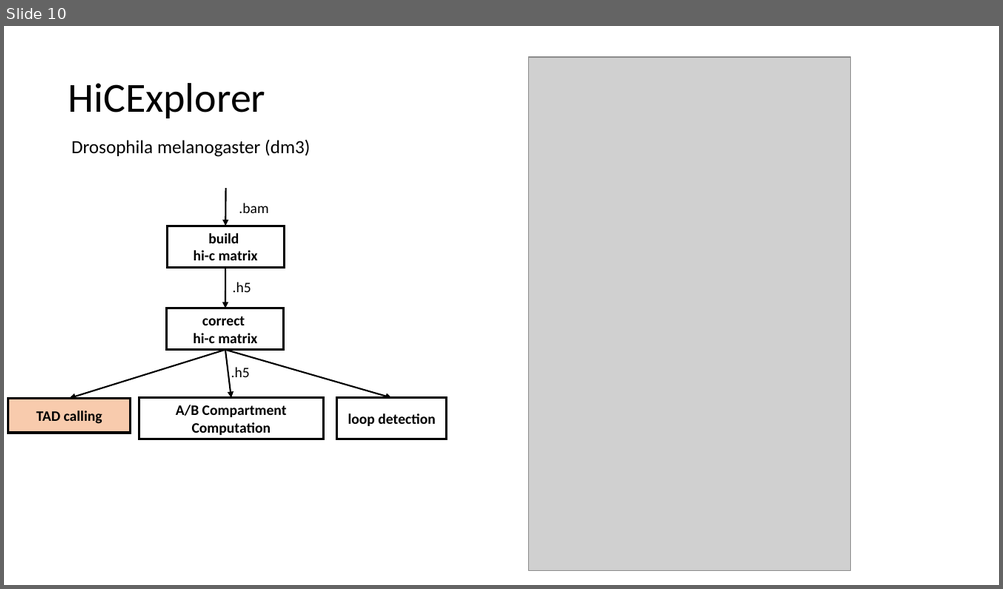
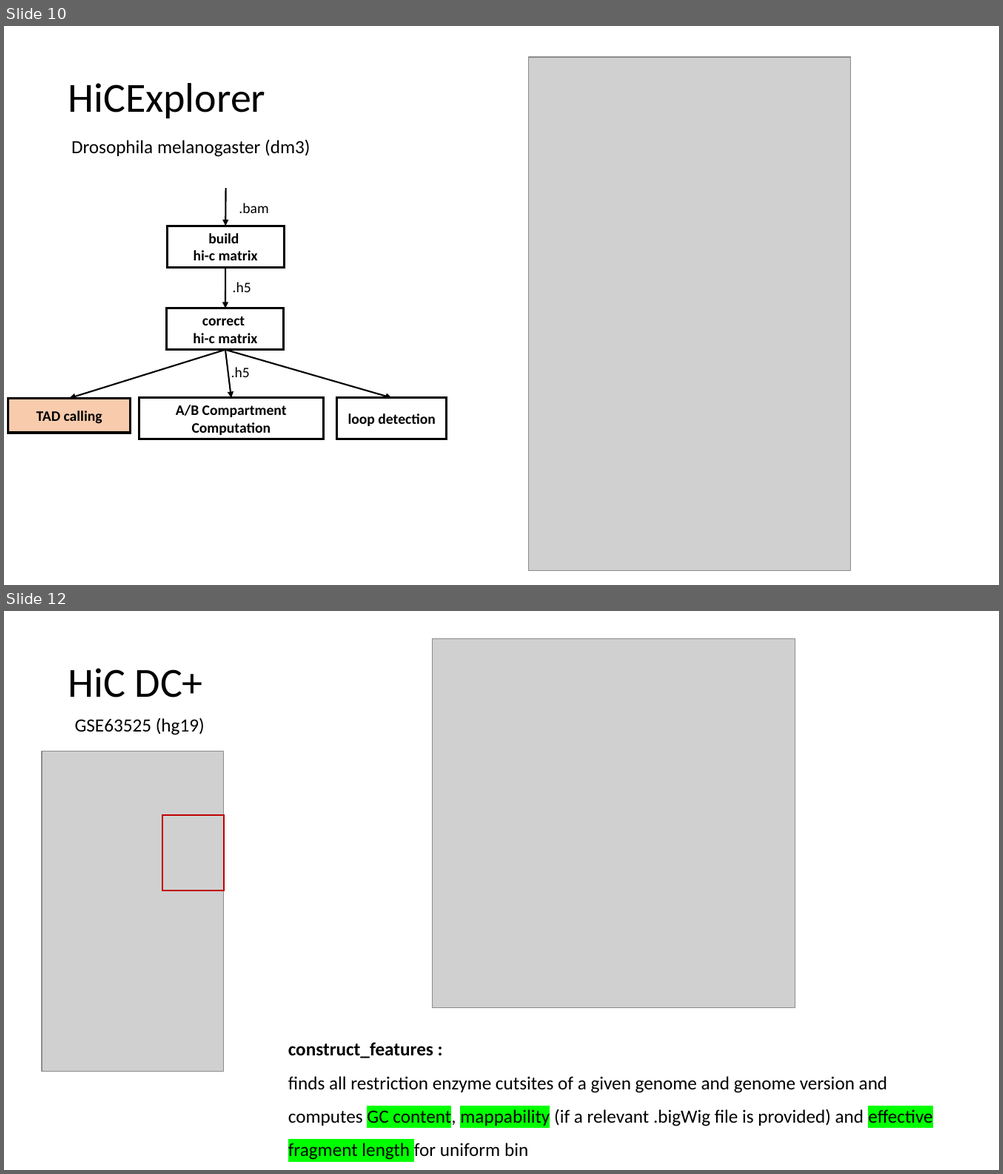
Before and after one commit to 1092-bioinformatics/finalproject-109753144, a slide deck: docs/final_presentation.pptx. Shown one above the other, each under a label of ours: slide 10 before the commit, slides 10 and 12 after it; the slides between them are not shown. The pictures are 1003x589 and 1003x1174 pixels, drawn with LibreOffice and Linux fonts; fonts in the diff are those of the drawing; grey boxes stand for pictures. Boxes give left, top, right and bottom in pixels: in the first picture for what was removed or moved away, otherwise in the second. Text is boxed around its words. In the diff, an @@ line names an element or a change of style, - is before the commit and + after.

```diff
--- a/docs/final_presentation.pptx
+++ b/docs/final_presentation.pptx
@@ slide 12 added at box(4, 611, 999, 1170), background #FFFFFF @@
@@ picture added at box(432, 639, 795, 1008) @@
@@ text added at box(68, 668, 203, 698), 40 pt, text #000000 @@
+HiC DC+
@@ text added at box(75, 718, 205, 735), 18 pt, text #000000 @@
+GSE63525 (hg19)
@@ picture added at box(42, 752, 224, 1072) @@
@@ rectangle added at box(162, 815, 223, 891), outline #C00000 1 pt @@
@@ text added at box(288, 1042, 932, 1160), 18 pt, text #000000 @@
+construct_features :
+finds all restriction enzyme cutsites of a given genome and genome version and computes GC content, mappability (if a relevant .bigWig file is provided) and effective fragment length for uniform bin
```
Also in this commit, not shown: 1 slide changed, 3 other slides added, 2 other files.
